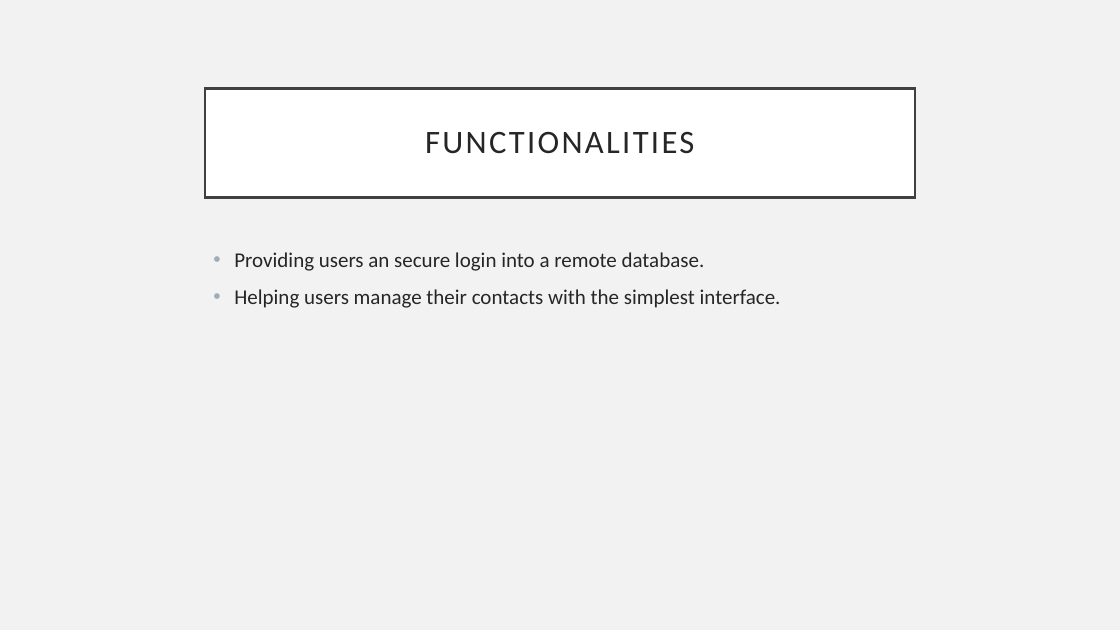
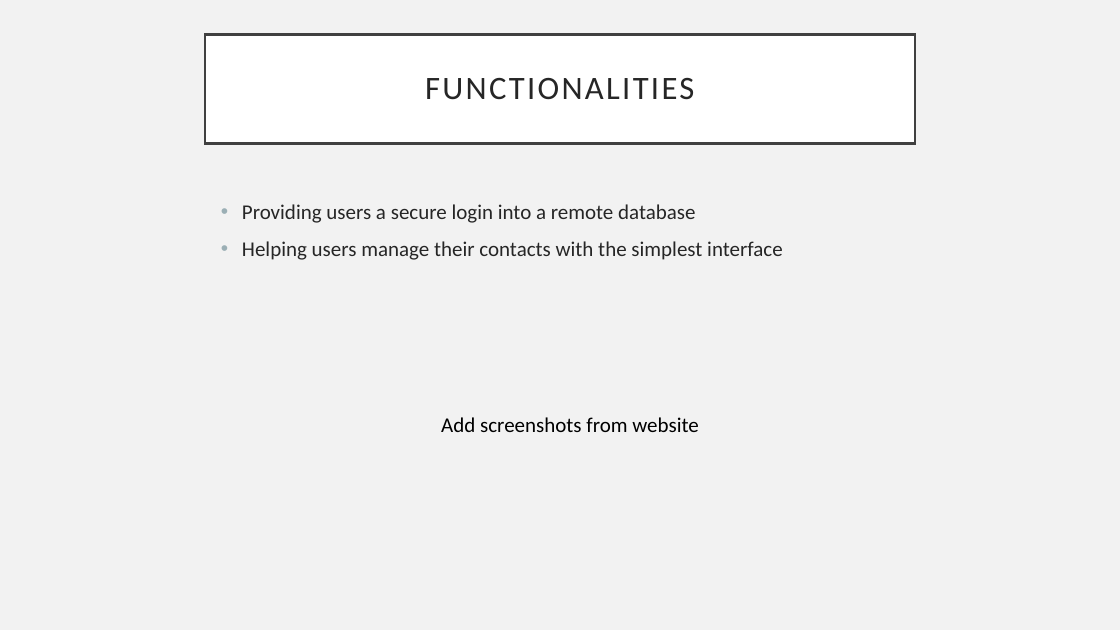
Before and after one commit to SudoKudo/P.O.O.P-Small-Project, a slide deck: slide 3 of SmallProject-Slides.pptx. Drawn at 1120x630 pixels with LibreOffice and Linux fonts; fonts in the diff are those of the drawing. Boxes give left, top, right and bottom in pixels: in the first picture for what was removed or moved away, otherwise in the second. Text is boxed around its words. In the diff, an @@ line names an element or a change of style, - is before the commit and + after.

```diff
--- a/SmallProject-Slides.pptx
+++ b/SmallProject-Slides.pptx
@@ title "FUNCTIONALITIES": place and size @@
-title "FUNCTIONALITIES" at [205,88,915,197]
+title "FUNCTIONALITIES" at [205,34,915,144]
@@ text at [242,204,783,260]: text changed @@
-• Providing users an secure login into a remote database.
-• Helping users manage their contacts with the simplest interface.
+• Providing users a secure login into a remote database
+• Helping users manage their contacts with the simplest interface
@@ text added at [441,417,698,432], 18 pt, text #000000 @@
+Add screenshots from website
```
Also in this commit, not shown: 5 other slides changed, 4 slides added, 5 slides removed.
